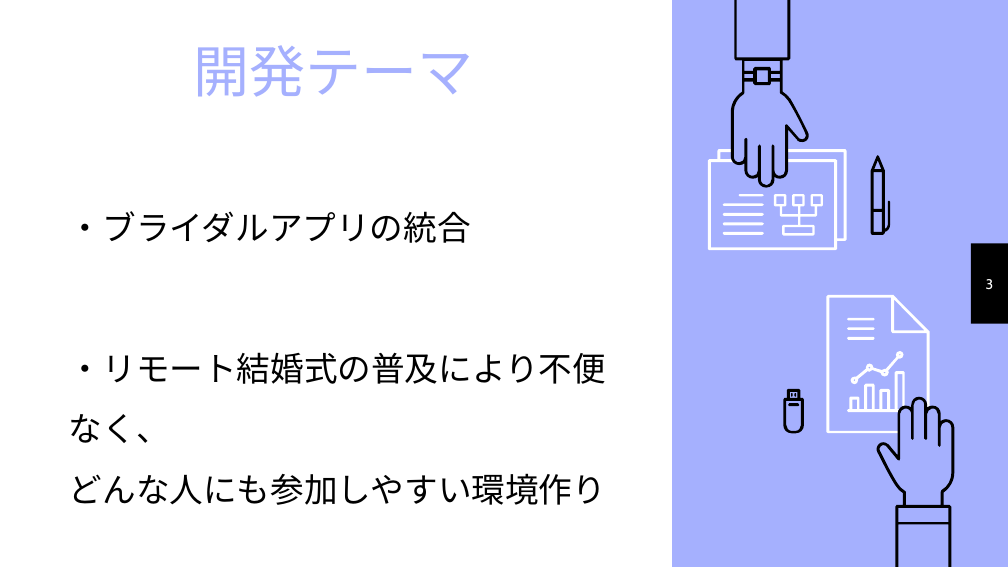
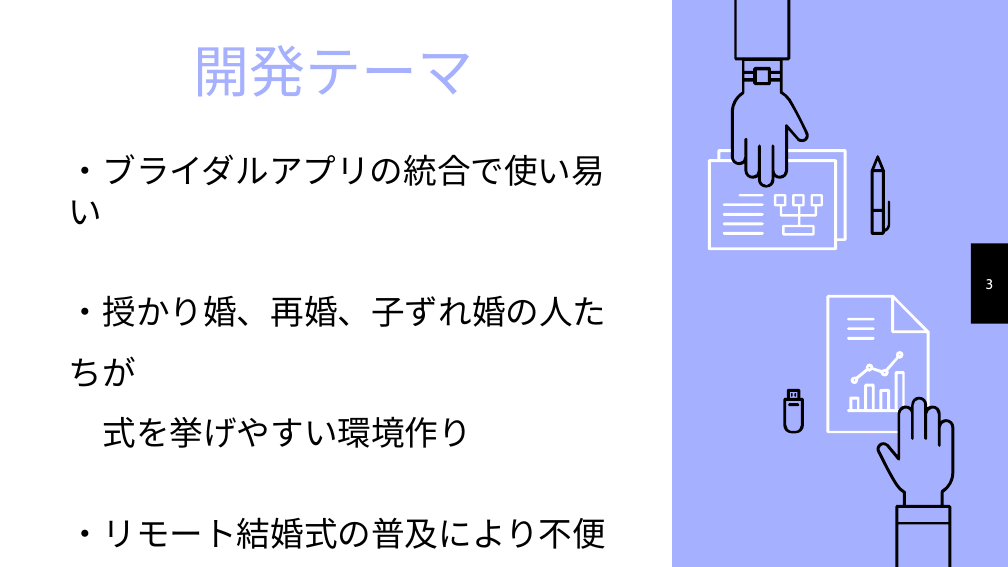
Before and after one commit to yusuke29/GR, a slide deck: slide 3 of 中間発表パワポ.pptx. Drawn at 1008x567 pixels with LibreOffice and Linux fonts; fonts in the diff are those of the drawing. Boxes give left, top, right and bottom in pixels: in the first picture for what was removed or moved away, otherwise in the second. Text is boxed around its words. In the diff, an @@ line names an element or a change of style, - is before the commit and + after.

```diff
--- a/中間発表パワポ.pptx
+++ b/中間発表パワポ.pptx
@@ text "・ブライダルアプリの統合で使い易い": place and size @@
-text "・ブライダルアプリの統合で使い易い" at box(69, 211, 606, 505)
+text "・ブライダルアプリの統合で使い易い" at box(69, 154, 607, 549)
@@ text at box(69, 154, 607, 448): text changed @@
-・ブライダルアプリの統合
+・ブライダルアプリの統合で使い易い
+・授かり婚、再婚、子ずれ婚の人たちが
+式を挙げやすい環境作り
```
Also in this commit, not shown: 1 other slide changed, 3 other files.
